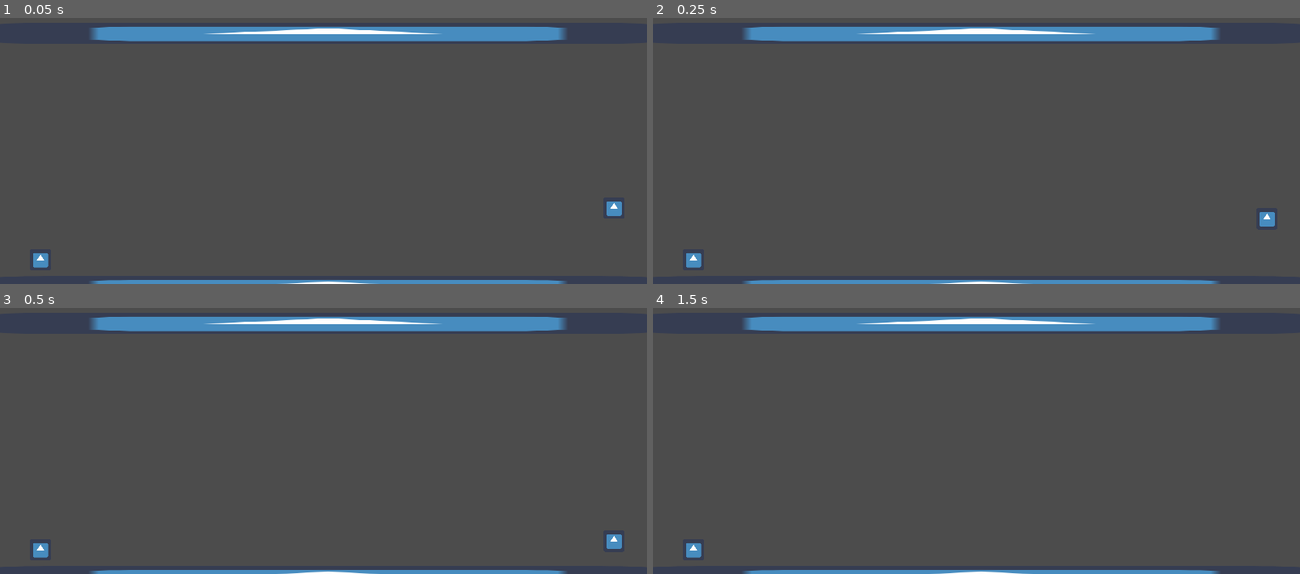
Above: before the commit, frames 1-4 (two rows, left to right).
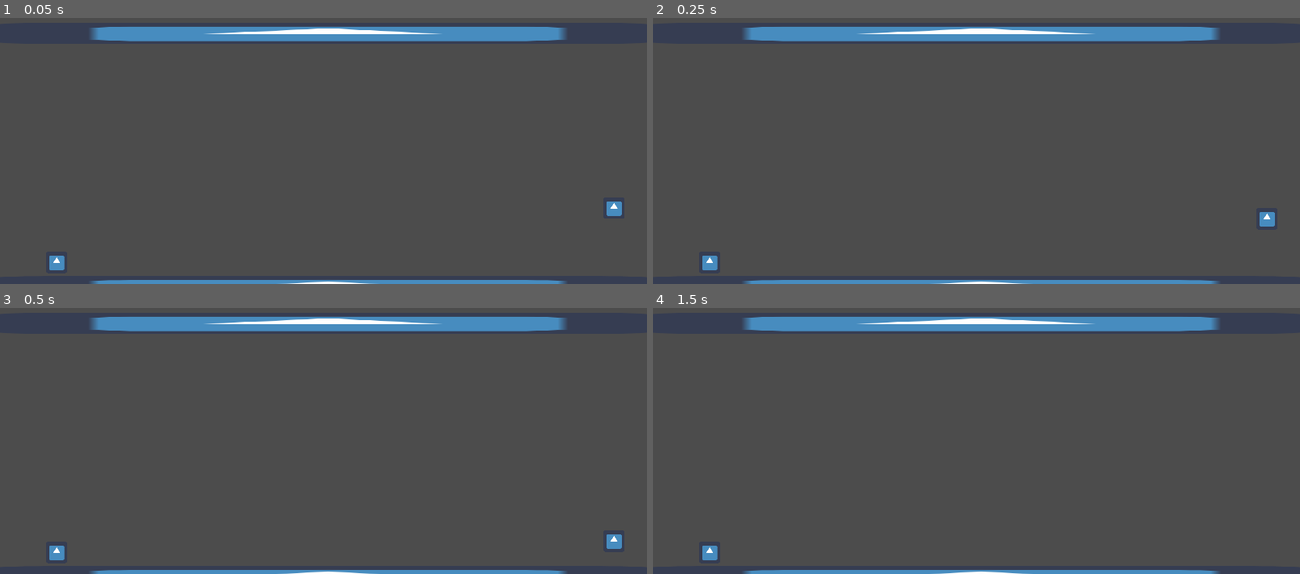
Above: after the commit, the same moments.

Repository: moisesjbc/a-la-cama
Game: Godot game, scene res://gameplay/main/main.tscn
Same seed, same stepped clock (60 frames per second), same inputs: the game is played once before the commit and once after it. The engine's default icon, where the game draws it, is replaced by a stand-in: a white triangle on a blue panel in a dark square.
Inputs:
- Up to frame 1 (0.05 s): no input
- Up to frame 2 (0.25 s): no input
- Up to frame 3 (0.5 s): no input
- Up to frame 4 (1.5 s): hold D (ui_right) from 0.53 s (still down); tap Enter at 1.25 s

The runs differ from the first frame. In frame 1, 0.3% of the frame differs, in the area x 5-10%, y 88-95%; in frame 2, 0.3%; in frame 3, 0.3%; in frame 4, 0.3%.

Commit message:
Invert bed and player positions on each level

Diff:
--- a/godot-project/gameplay/level/level.gd
+++ b/godot-project/gameplay/level/level.gd
@@ -10,3 +10,9 @@
 
 func get_player_spawn_position():
 	return $fixed_elements/player_spawn_position.global_position
+
+func get_fixed_elements_scale():
+	return $fixed_elements.scale.x
+
+func load_level(fixed_elements_scale):
+	$fixed_elements.scale.x = -fixed_elements_scale
--- a/godot-project/gameplay/level/level.tscn
+++ b/godot-project/gameplay/level/level.tscn
@@ -14,9 +14,10 @@
 position = Vector2( 0, 328 )
 
 [node name="fixed_elements" type="Node2D" parent="."]
+position = Vector2( 968, 1008 )
 
 [node name="bed" type="Area2D" parent="fixed_elements"]
-position = Vector2( 120, 1000 )
+position = Vector2( -800, 0 )
 collision_layer = 4
 
 [node name="sprite" type="Sprite" parent="fixed_elements/bed"]
@@ -27,6 +28,6 @@
 shape = SubResource( 1 )
 
 [node name="player_spawn_position" type="Position2D" parent="fixed_elements"]
-position = Vector2( 1816, 1000 )
+position = Vector2( 800, 0 )
 
 [connection signal="body_entered" from="fixed_elements/bed" to="." method="_on_bed_body_entered"]
--- a/godot-project/gameplay/levels/levels.gd
+++ b/godot-project/gameplay/levels/levels.gd
@@ -14,6 +14,9 @@
 func next_level():
 	player.visible = false
 	get_child(0).disconnect("player_reached_bed", self, "next_level")
+
+	# Load next level
+	get_child(1).load_level(get_child(0).get_fixed_elements_scale())
 
 	# Create a new level on the "backlog"
 	var new_level = level_scene.instance()
